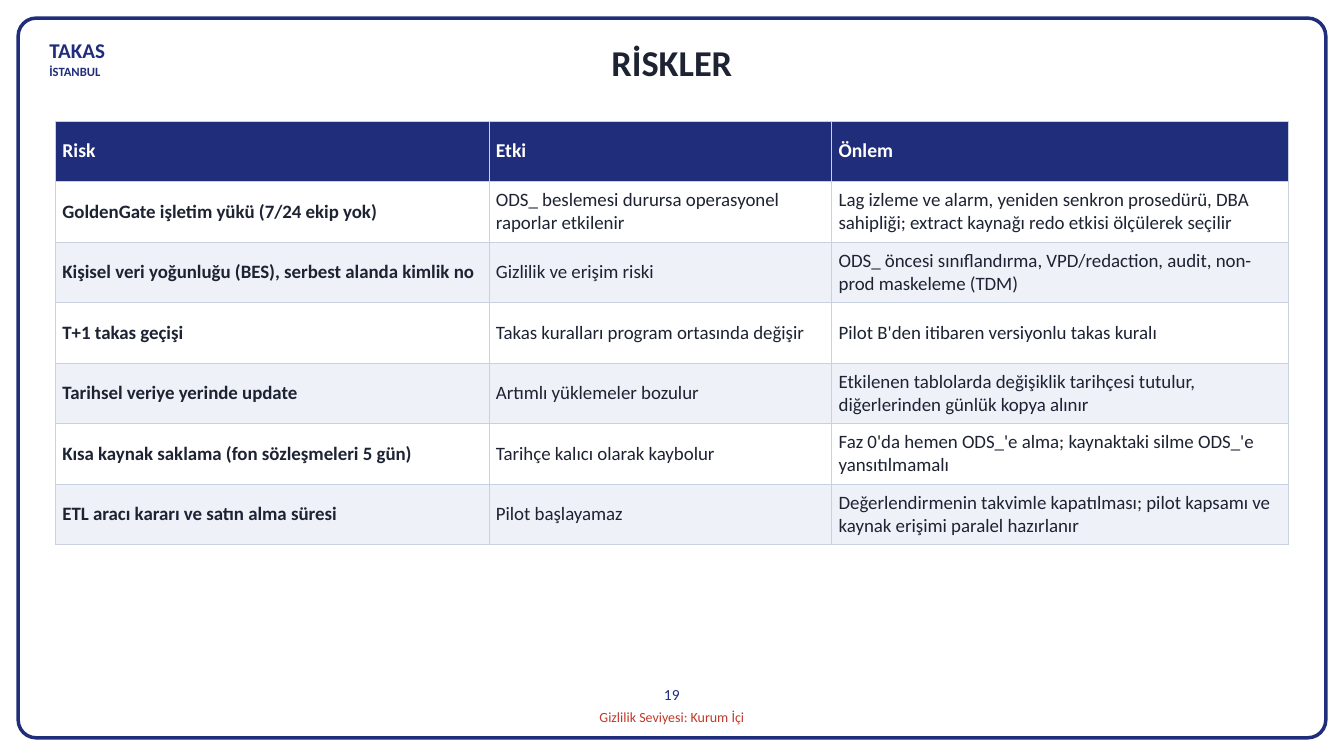
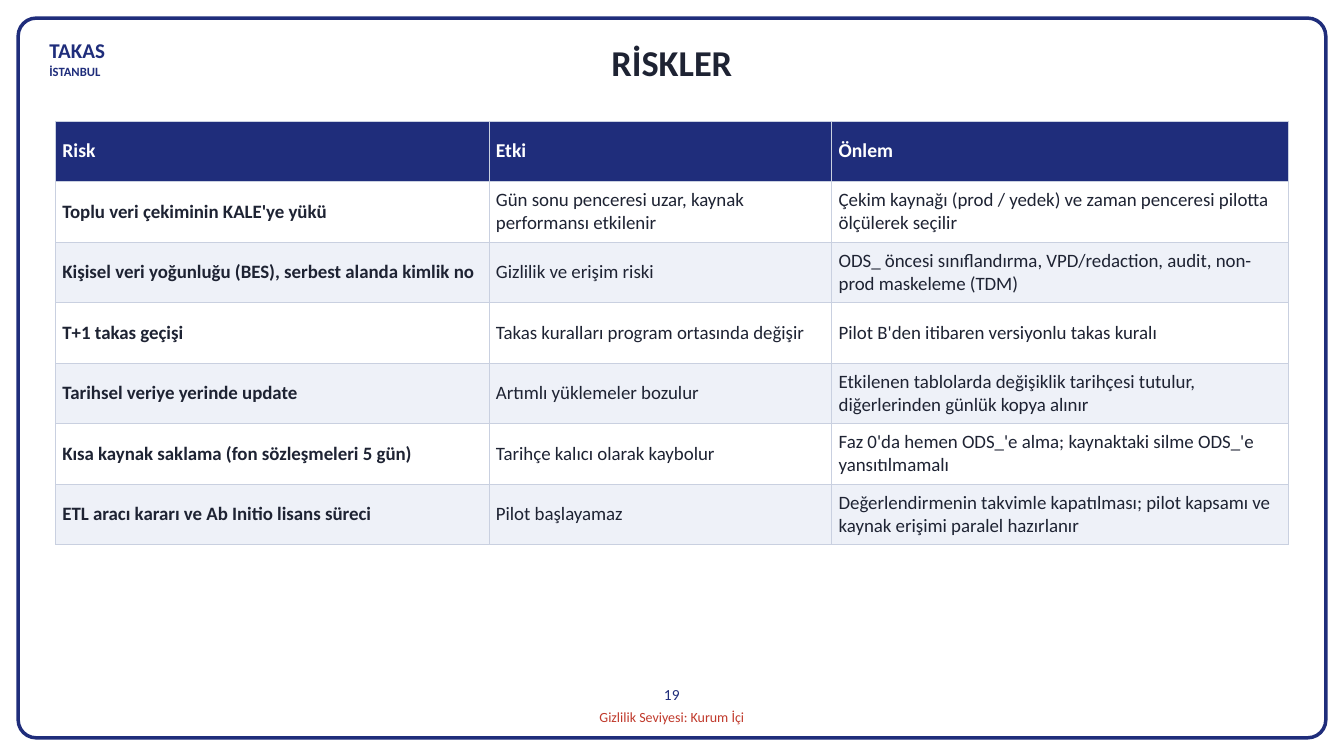
Before and after one commit to hanifidemirel0/Cursor-Projects, a slide deck: slide 23 of outputs/dwh-sunum-kasim-2026/5 - DWHSunum_Kasim2026.pptx. Drawn at 1344x756 pixels with LibreOffice and Linux fonts; fonts in the diff are those of the drawing. Boxes give left, top, right and bottom in pixels: in the first picture for what was removed or moved away, otherwise in the second. Text is boxed around its words. In the diff, an @@ line names an element or a change of style, - is before the commit and + after.

```diff
--- a/outputs/dwh-sunum-kasim-2026/5 - DWHSunum_Kasim2026.pptx
+++ b/outputs/dwh-sunum-kasim-2026/5 - DWHSunum_Kasim2026.pptx
@@ table at [55,121,1289,544] @@
-row 2: GoldenGate işletim yükü (7/24 ekip yok) | ODS_ beslemesi durursa operasyonel raporlar etkilenir | Lag izleme ve alarm, yeniden senkron prosedürü, DBA sahipliği; extract kaynağı redo etkisi ölçülerek seçilir
+row 2: Toplu veri çekiminin KALE'ye yükü | Gün sonu penceresi uzar, kaynak performansı etkilenir | Çekim kaynağı (prod / yedek) ve zaman penceresi pilotta ölçülerek seçilir
-row 7, column 1: ETL aracı kararı ve satın alma süresi
+row 7, column 1: ETL aracı kararı ve Ab Initio lisans süreci
```
Also in this commit, not shown: 11 other slides changed, 5 other files.
